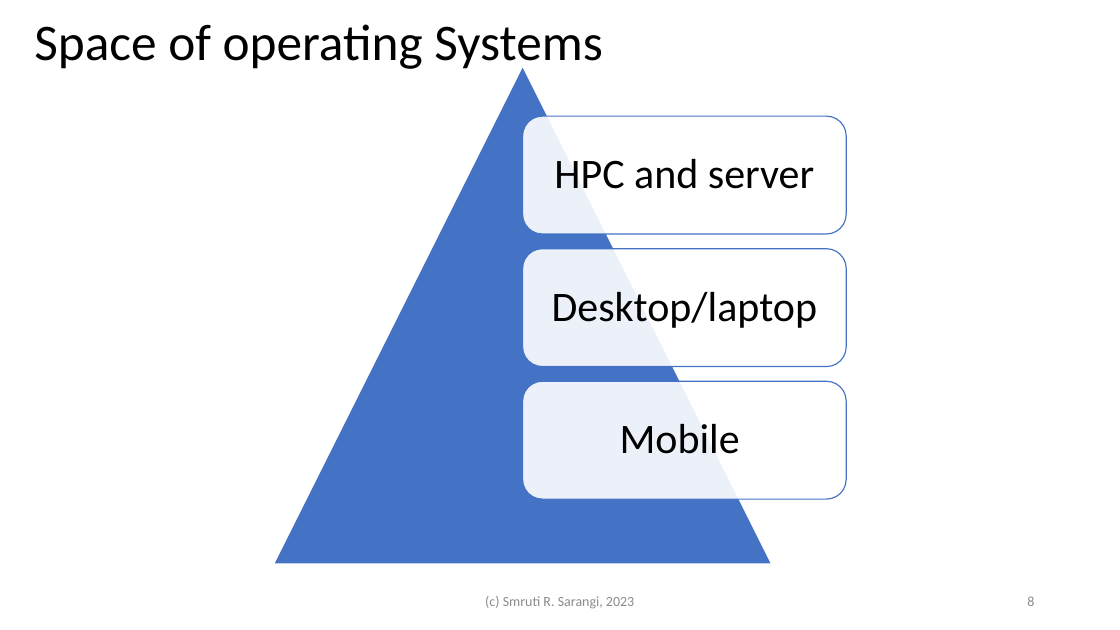
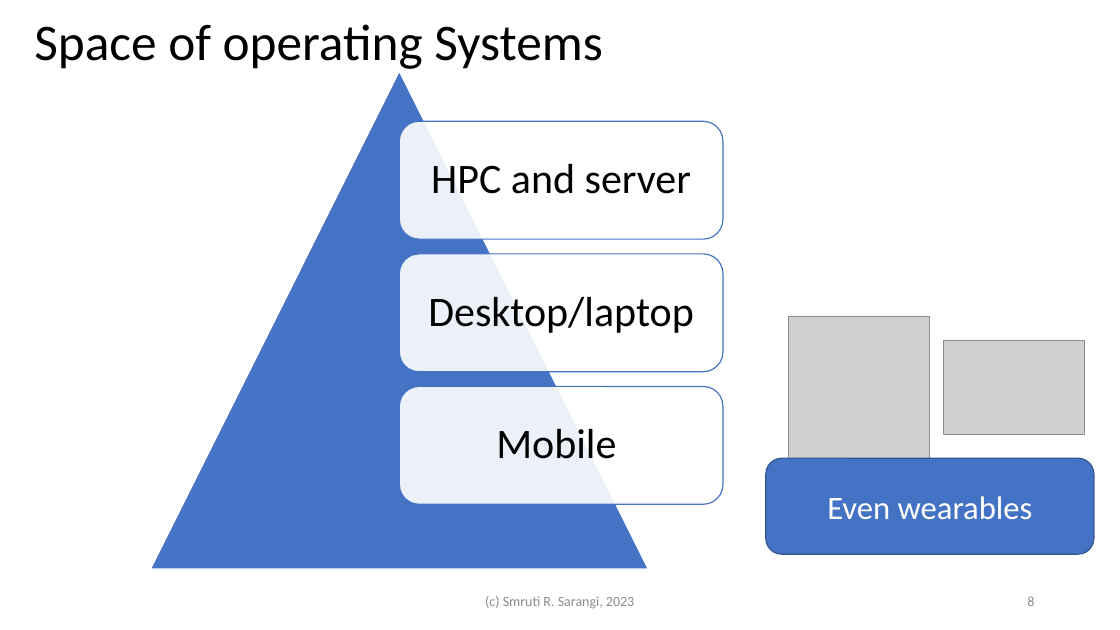
Before and after one commit to srsarangi/srsarangi.github.io, a slide deck: slide 8 of osbook/slides/1.intro.pptx. Drawn at 1120x630 pixels with LibreOffice and Linux fonts; fonts in the diff are those of the drawing; grey boxes stand for pictures. Boxes give left, top, right and bottom in pixels: in the first picture for what was removed or moved away, otherwise in the second. Text is boxed around its words. In the diff, an @@ line names an element or a change of style, - is before the commit and + after.

```diff
--- a/osbook/slides/1.intro.pptx
+++ b/osbook/slides/1.intro.pptx
@@ picture added at (789, 317, 930, 458) @@
@@ picture added at (944, 340, 1085, 434) @@
@@ 3 texts, 3 rounded rectangles, 1 triangle: place and size @@
-3 texts, 3 rounded rectangles, 1 triangle at (274, 66, 846, 565)
+3 texts, 3 rounded rectangles, 1 triangle at (150, 71, 723, 570)
@@ rounded rectangle added at (766, 458, 1095, 554), fill #4472C4, outline #325491 1 pt, 28 pt, text #FFFFFF @@
+Even wearables
```
Also in this commit, not shown: 13 other slides changed, 2 slides added, 1 other file.
